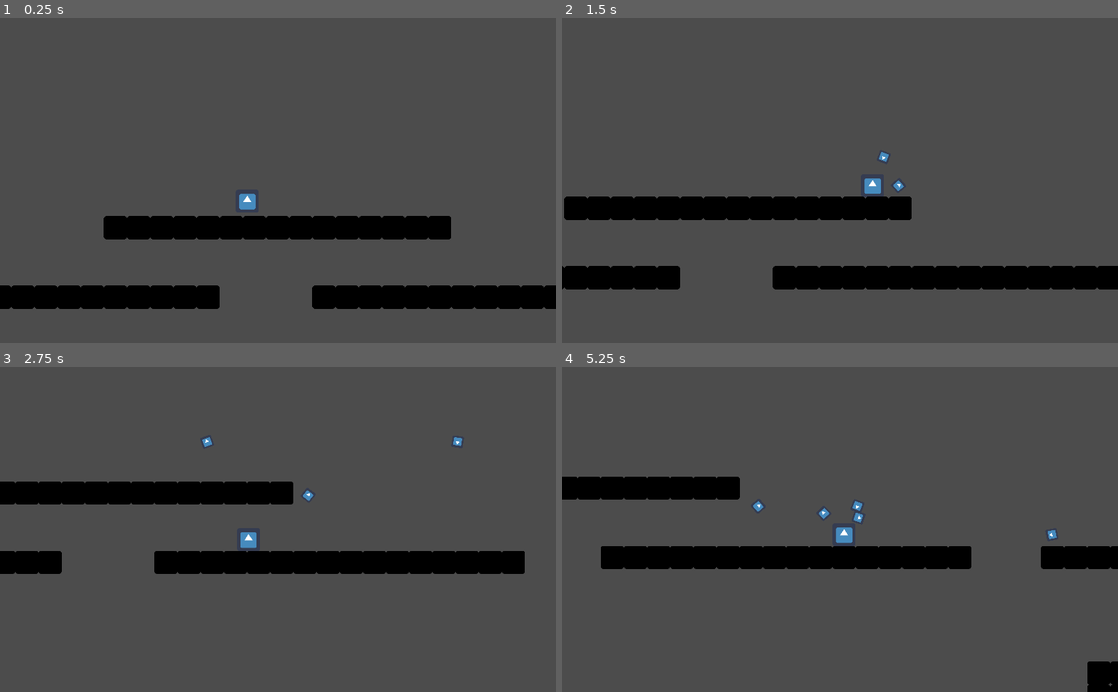
Above: before the commit, frames 1-4 (two rows, left to right).
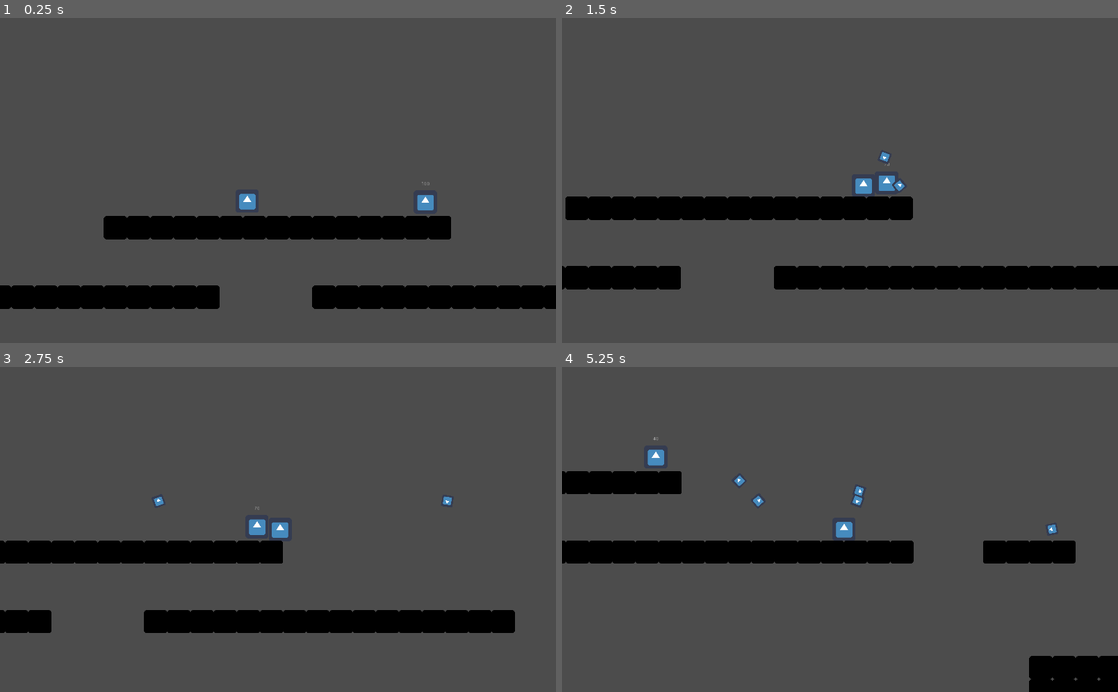
Above: after the commit, the same moments.

Repository: dodo3142/WinterGameJam
Game: Godot game, scene res://Scenes/TestLevel.tscn
Same seed, same stepped clock (60 frames per second), same inputs: the game is played once before the commit and once after it. The engine's default icon, where the game draws it, is replaced by a stand-in: a white triangle on a blue panel in a dark square.
Inputs:
- Up to frame 1 (0.25 s): no input
- Up to frame 2 (1.5 s): hold Right (Right) from 0.53 s (still down); tap X (Attack) at 0.6, 1.35 s; tap Z (Jump) at 0.77 s
- Up to frame 3 (2.75 s): tap Z (Jump) at 1.52 s; release Right (Right) at 2.03 s; hold Left (Left) from 2.03 s (still down); tap X (Attack) at 2.1 s
- Up to frame 4 (5.25 s): release Left (Left) at 2.78 s; hold Right (Right) 2.78-4.28 s; tap X (Attack) every 0.75 s from 2.85 to 5.1 s; tap Z (Jump) at 3.02, 3.77, 4.52 s; hold Left (Left) 4.28-5.03 s; hold Right (Right) from 5.03 s (still down)

The runs differ from the first frame. In frame 1, 0.1% of the frame differs, in the area x 75-78%, y 50-60%; in frame 2, 0.5%; in frame 3, 16%, in the area x 0-95%, y 21-82%; in frame 4, 7.9%.

Commit message:
basic enemy

Diff:
--- /dev/null
+++ b/WinterGameJam/Scenes/BasicEnemy.tscn
@@ -0,0 +1,35 @@
+[gd_scene load_steps=6 format=2]
+
+[ext_resource path="res://Scripts/BasicEnemy.gd" type="Script" id=1]
+[ext_resource path="res://icon.png" type="Texture" id=2]
+[ext_resource path="res://Scripts/HitBox.gd" type="Script" id=3]
+
+[sub_resource type="RectangleShape2D" id=1]
+extents = Vector2( 32, 32 )
+
+[sub_resource type="RectangleShape2D" id=2]
+extents = Vector2( 33, 33 )
+
+[node name="BasicEnemy" type="KinematicBody2D" groups=["Enemy"]]
+script = ExtResource( 1 )
+
+[node name="Sprite" type="Sprite" parent="."]
+texture = ExtResource( 2 )
+
+[node name="CollisionShape2D" type="CollisionShape2D" parent="."]
+shape = SubResource( 1 )
+
+[node name="Health" type="Label" parent="."]
+margin_left = -20.0
+margin_top = -57.0
+margin_right = 20.0
+margin_bottom = -43.0
+text = ":)"
+align = 1
+valign = 1
+
+[node name="HitBox" type="Area2D" parent="." groups=["Enemy"]]
+script = ExtResource( 3 )
+
+[node name="CollisionShape2D" type="CollisionShape2D" parent="HitBox"]
+shape = SubResource( 2 )
--- a/WinterGameJam/Scenes/TestLevel.tscn
+++ b/WinterGameJam/Scenes/TestLevel.tscn
@@ -1,8 +1,9 @@
-[gd_scene load_steps=6 format=2]
+[gd_scene load_steps=7 format=2]
 
 [ext_resource path="res://Scenes/Player.tscn" type="PackedScene" id=1]
 [ext_resource path="res://icon.png" type="Texture" id=2]
 [ext_resource path="res://120 BPM - Metronome.mp3" type="AudioStream" id=3]
+[ext_resource path="res://Scenes/BasicEnemy.tscn" type="PackedScene" id=4]
 
 [sub_resource type="ConvexPolygonShape2D" id=1]
 points = PoolVector2Array( 64, 64, 0, 64, 0, 0, 64, 0 )
@@ -43,3 +44,6 @@
 tile_set = SubResource( 2 )
 format = 1
 tile_data = PoolIntArray( -7, 0, 0, -6, 0, 0, -5, 0, 0, -4, 0, 0, -3, 0, 0, -2, 0, 0, -1, 0, 0, -65536, 0, 0, -65535, 0 …(2959 unchanged characters)…
+
+[node name="BasicEnemy" parent="." instance=ExtResource( 4 )]
+position = Vector2( 440, -103 )
--- /dev/null
+++ b/WinterGameJam/Scripts/BasicEnemy.gd
@@ -0,0 +1,17 @@
+extends KinematicBody2D
+class_name Enemy
+
+export var MaxHealth = 100
+onready var Health = MaxHealth
+onready var HealthText = $Health
+
+func _ready():
+	HealthText.text = Health as String
+
+func _process(delta):
+	if Health <= 0:
+		queue_free()
+
+func TakeDamage(Damage):
+	Health -= Damage
+	HealthText.text = Health as String
--- /dev/null
+++ b/WinterGameJam/Scripts/HitBox.gd
@@ -0,0 +1,4 @@
+extends Area2D
+
+func TakeDamage(Damage):
+	owner.TakeDamage(Damage)
--- a/WinterGameJam/Scripts/boomerang.gd
+++ b/WinterGameJam/Scripts/boomerang.gd
@@ -1,4 +1,7 @@
 extends KinematicBody2D
+
+
+export var Damage = 30
 
 onready var Player = get_parent()
 var Dir = 1
@@ -36,6 +39,9 @@
 
 
 func _on_Area2D_area_entered(area):
+	if area.is_in_group("Enemy"):
+		area.TakeDamage(Damage);
+
 	if IsComingBack:
 		if area.is_in_group("Player"):
 			queue_free()
--- a/WinterGameJam/project.godot
+++ b/WinterGameJam/project.godot
@@ -7,6 +7,16 @@
 ;   param=value ; assign values to parameters
 
 config_version=4
+
+_global_script_classes=[ {
+"base": "KinematicBody2D",
+"class": "Enemy",
+"language": "GDScript",
+"path": "res://Scripts/BasicEnemy.gd"
+} ]
+_global_script_class_icons={
+"Enemy": ""
+}
 
 [application]
 
